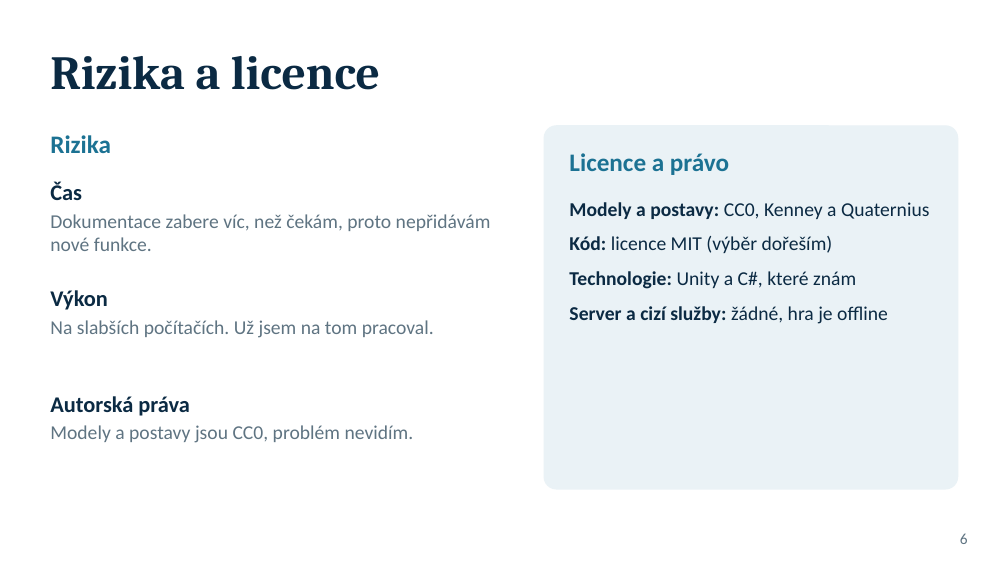
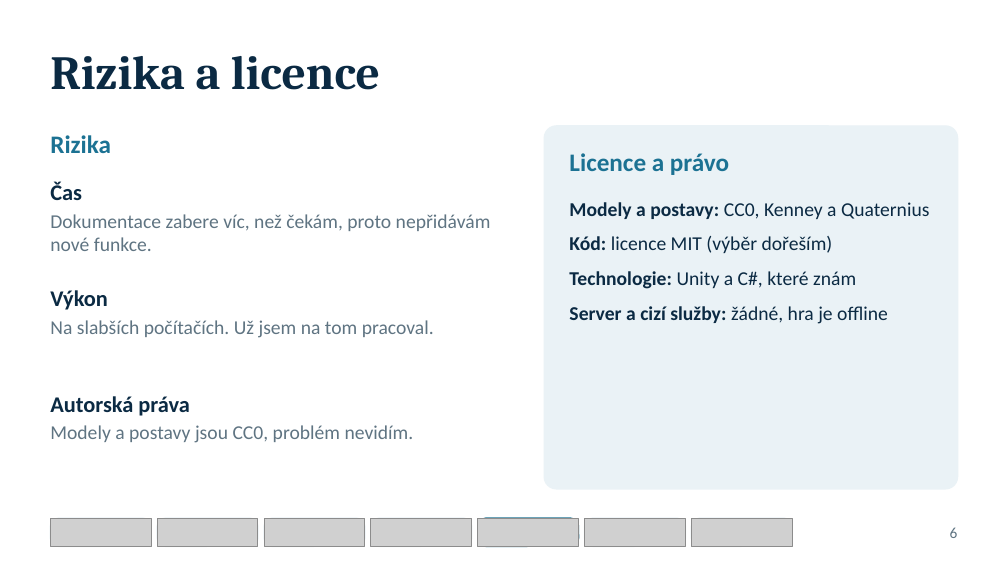
Before and after one commit to matixiiik/ProjektHra, a slide deck: slide 9 of Dokumentace/Prezentace_The_Last_Beacon.pptx (slide 6 before the commit). Drawn at 1008x567 pixels with LibreOffice and Linux fonts; fonts in the diff are those of the drawing; grey boxes stand for pictures. Boxes give left, top, right and bottom in pixels: in the first picture for what was removed or moved away, otherwise in the second. Text is boxed around its words. In the diff, an @@ line names an element or a change of style, - is before the commit and + after.

```diff
--- a/Dokumentace/Prezentace_The_Last_Beacon.pptx
+++ b/Dokumentace/Prezentace_The_Last_Beacon.pptx
@@ rounded rectangle added at (50,518,151,546), fill #EAF2F6, outline #EAF2F6 1 pt @@
@@ picture added at (50,518,151,546) @@
@@ rounded rectangle added at (157,518,258,546), fill #EAF2F6, outline #EAF2F6 1 pt @@
@@ picture added at (157,518,258,546) @@
@@ rounded rectangle added at (264,518,365,546), fill #EAF2F6, outline #EAF2F6 1 pt @@
@@ picture added at (264,518,365,546) @@
@@ rounded rectangle added at (371,518,472,546), fill #EAF2F6, outline #EAF2F6 1 pt @@
@@ picture added at (371,518,472,546) @@
@@ rounded rectangle added at (478,518,579,546), fill #1C7293, outline #1C7293 1 pt @@
@@ picture added at (478,518,579,546) @@
@@ rounded rectangle added at (585,518,685,546), fill #EAF2F6, outline #EAF2F6 1 pt @@
@@ picture added at (585,518,685,546) @@
@@ rounded rectangle added at (691,518,792,546), fill #EAF2F6, outline #EAF2F6 1 pt @@
@@ picture added at (691,518,792,546) @@
@@ text "6" at (950,527,958,538): vertical alignment top to middle @@
```
Also in this commit, not shown: 4 other slides changed, 9 slides added, 1 slide removed, 15 other files.
